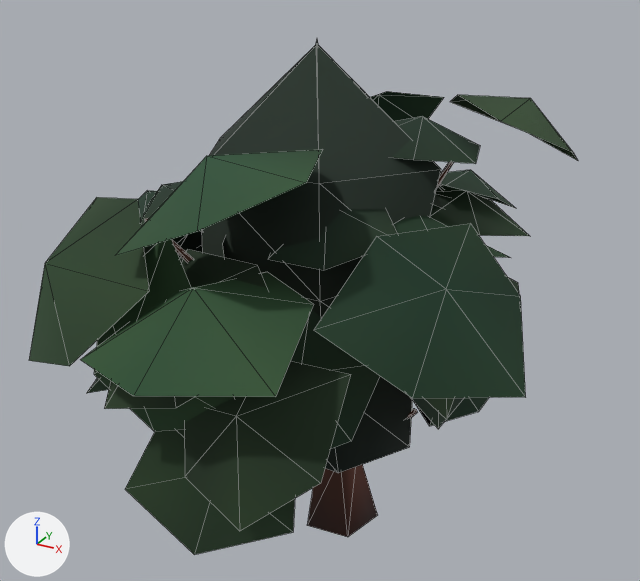
The glTF model public/ark/assets/v1/trees/yew-a.lod2.glb: old version first, new version second.
One viewpoint serves both versions: a 50 mm lens placed at (5.88, -11.5, 9.98), pointed at (-0.42, -0.05, 4.26). Arrows for +X, +Y and +Z are at lower left; the lights stay in place. The older version comes first. Mesh edges are drawn as thin lines.
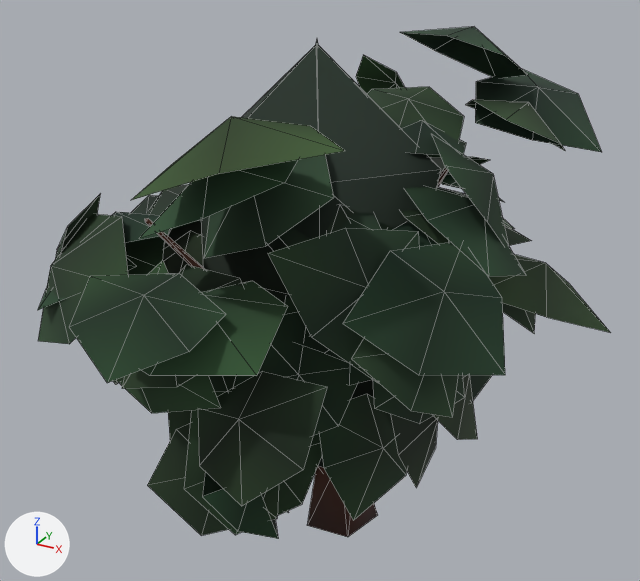
Pixel boxes (x1, y1, x2, y2) of what changed, in the pictures (640 x 581 px):
'Mesh_0', reshaped: before (29, 40, 578, 555); after (38, 27, 611, 539)
part 1 of me_mesh_0, reshaped: before (29, 91, 529, 555); after (38, 27, 611, 539)
part 2 of me_mesh_0, recoloured: before (81, 95, 578, 396); after (139, 100, 565, 375)

The change in detail:
me_mesh_0 is used by ob_mesh_0; location (0.0, 0.0, 0.0).
me_mesh_0 had 514 vertices, 596 faces and spanned x -4.34..3.48, y -4.82..5.26, z -0.04..8.19.
me_mesh_0 now has 983 vertices, 998 faces and spans x -4.24..3.93, y -5.31..5.29, z -0.04..8.22.
me_mesh_0 part 1: 308 vertices moved from x -4.34..3.48, y -4.82..5.26, z 1.28..7.33 to x -4.16..3.2, y -4.5..5.07, z 1.51..7.25; 469 vertices added at x -4.24..3.93, y -5.31..5.29, z 0.7..8.22.
me_mesh_0 part 2: 19 kept faces spanning x -1.28..2.8, y -4.5..4.17, z 1.93..7.25 get new vertex colours; the middle colour goes from dark green #2d4e2f to dark green #2b482b.
